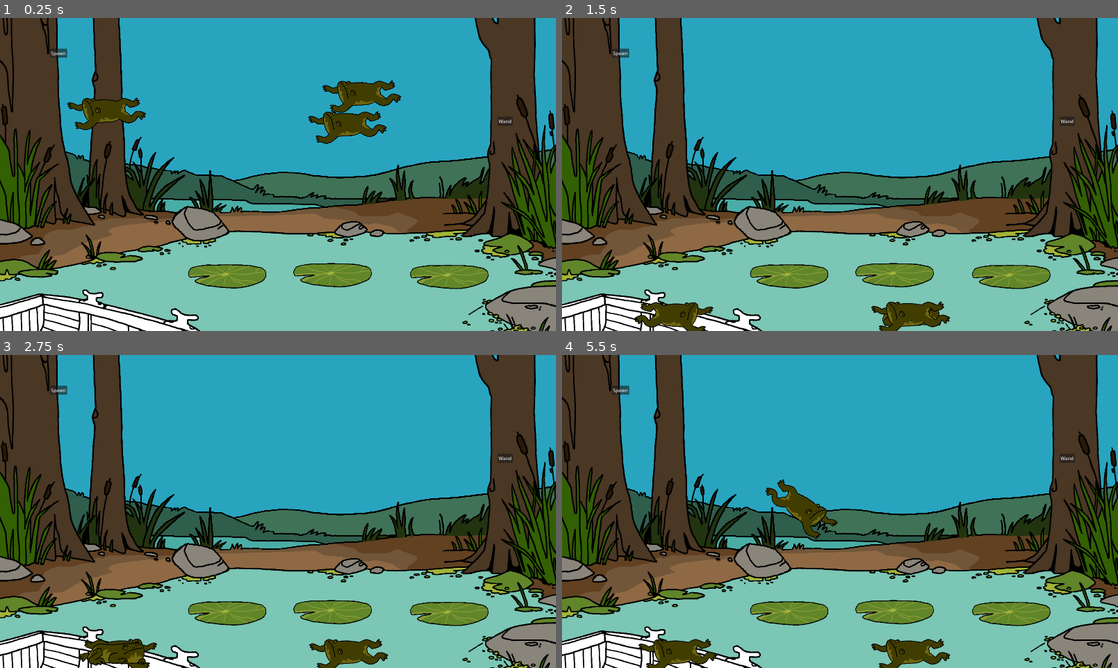
Above: before the commit, frames 1-4 (two rows, left to right).
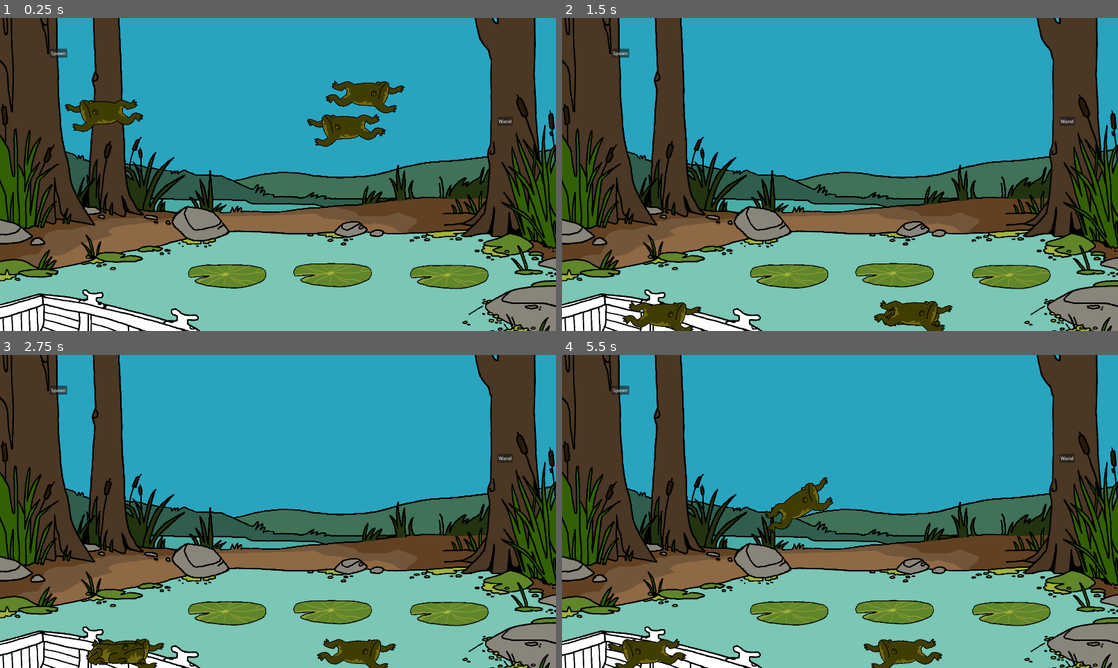
Above: after the commit, the same moments.

Repository: NotTom31/FroggeeToadems
Game: Godot game, scene res://Scenes/Levels/Test/Main-Scene-Evan.tscn
The game is run twice, just before and just after one commit, with the same random seed, the same clock (stepped at 60 frames per second) and the same inputs. This scene is started directly instead of the project's main scene.
Inputs (mouse positions are in pixels of both pictures, inside the frame that each line leads up to):
- Up to frame 1 (0.25 s): no input
- Up to frame 2 (1.5 s): move the mouse to (912, 155) at 0.52 s; hold Right (ui_right) from 0.53 s (still down); click (912, 155) at 0.67 s; tap Up (ui_up) at 0.77 s; move the mouse to (912, 315) at 1.27 s; click (912, 315) at 1.42 s
- Up to frame 3 (2.75 s): tap Up (ui_up) at 1.52 s; move the mouse to (116, 655) at 2.02 s; release Right (ui_right) at 2.03 s; hold Left (ui_left) from 2.03 s (still down); click (116, 655) at 2.17 s
- Up to frame 4 (5.5 s): move the mouse to (678, 652) at 2.77 s; release Left (ui_left) at 2.78 s; hold Right (ui_right) 2.78-4.28 s; click (678, 652) at 2.92 s; tap Up (ui_up) at 3.02, 3.77, 4.52 s; move the mouse to (912, 655) at 3.52 s; click (912, 655) at 3.67 s; move the mouse to (912, 652) at 4.27 s; hold Left (ui_left) 4.28-5.03 s; click (912, 652) at 4.42 s; move the mouse to (789, 614) at 5.02 s; hold Right (ui_right) from 5.03 s (still down); click (789, 614) at 5.17 s

The runs differ from the first frame. In frame 1, 1.8% of the frame differs, in the area x 11-73%, y 19-42%; in frame 2, 1.3%; in frame 3, 1.0%; in frame 4, 2.7%, in the area x 8-70%, y 39-100%.

Commit message:
made it so frogs fall properly when a stack is dropped midair

Diff:
--- a/Code/FrogLogic/FrogStates/FrogFall.gd
+++ b/Code/FrogLogic/FrogStates/FrogFall.gd
@@ -3,8 +3,13 @@
 
 func Enter():
 	$"../../FrogSpriteHandler".play_jump()
+	var frog_on_head = frog.get_frog_on_head()
+	if (frog_on_head != null):
+		frog_on_head.tumble()
 	frog.enable_gravity()
+	frog.assign_to_slot(null)
 	frog.velocity = frog.mouse_velocity.limit_length(frog.max_velocity)  # Apply mouse velocity to the RigidBody2D
+	frog.velocity += Vector2(randf_range(-50, 50), randf_range(-50, 50)) # Apply slight variation to velocity
 
 func Exit():
 	frog.disable_gravity()
--- a/Code/FrogLogic/FrogStates/FrogJump.gd
+++ b/Code/FrogLogic/FrogStates/FrogJump.gd
@@ -20,6 +20,7 @@
 func Enter():
 	has_jumped = false
 	frog.enable_gravity()
+	frog.assign_to_slot(null)
 	randomize_jump_direction()
 	jump()
 
--- a/Code/FrogLogic/FrogTypes/basic_frog.gd
+++ b/Code/FrogLogic/FrogTypes/basic_frog.gd
@@ -40,12 +40,15 @@
 	# Calculate the velocity of the mouse
 	offset -= $FrogBase.position
 	mouse_position = get_global_mouse_position()
-	mouse_velocity = (mouse_position - global_position) / delta  # Calculate velocity
+	mouse_velocity = (mouse_position - global_position + offset) / delta  # Calculate velocity
 	global_position = mouse_position + offset
 	apply_rotation_based_on_velocity(delta)
-	var frog_on_head : BasicFrog = $SlotOnHead.inhabitant
+	var frog_on_head = get_frog_on_head()
 	if frog_on_head != null:
 		frog_on_head.follow_mouse(delta, offset + $SlotOnHead.position)
+
+func get_frog_on_head() -> BasicFrog:
+	return $SlotOnHead.inhabitant
 
 func apply_rotation_based_on_velocity(delta: float) -> void:
 	var horizontal_speed = mouse_velocity.x
@@ -117,6 +120,9 @@
 func transition_to_jump():
 	Transitioned.emit("FrogJump")
 
+func transition_to_fall():
+	Transitioned.emit("FrogFall")
+
 func _physics_process(delta: float):
 	# Apply gravity to velocity
 	velocity.y += gravity * delta
@@ -157,7 +163,13 @@
 
 # causes this frog and all frogs standing on it to explode into a frog fountain
 func fountain() -> void:
-	var neighbor : BasicFrog = $SlotOnHead.inhabitant
-	if neighbor != null:
-		neighbor.fountain()
+	var frog_on_head : BasicFrog = get_frog_on_head()
+	if frog_on_head != null:
+		frog_on_head.fountain()
 	transition_to_jump()
+
+func tumble() -> void:
+	var frog_on_head : BasicFrog = get_frog_on_head()
+	if frog_on_head != null:
+		frog_on_head.tumble()
+	transition_to_fall()
